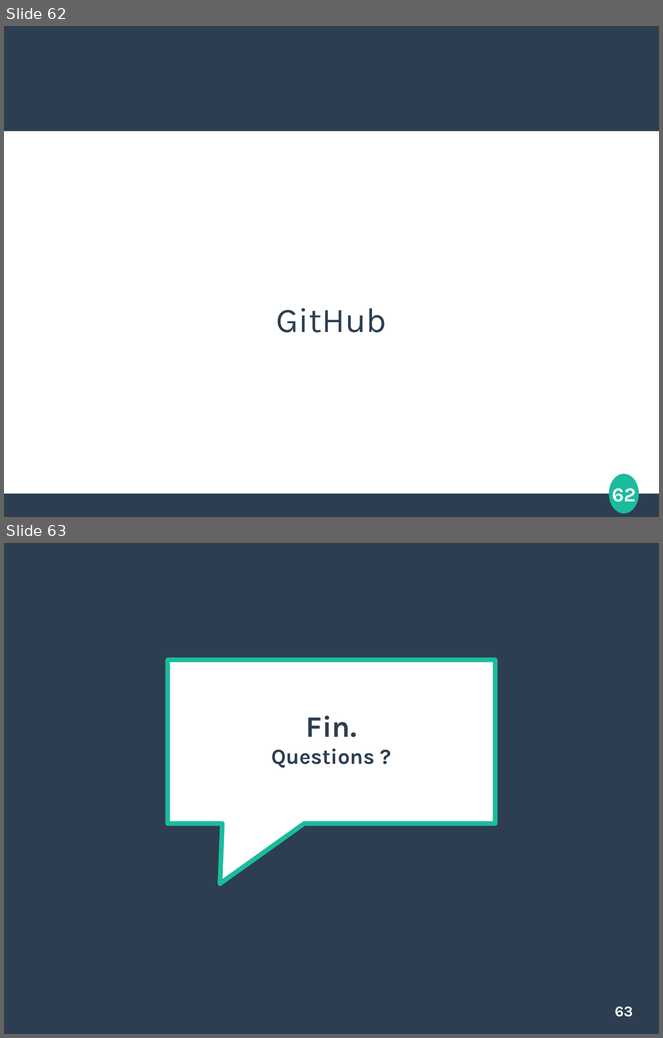
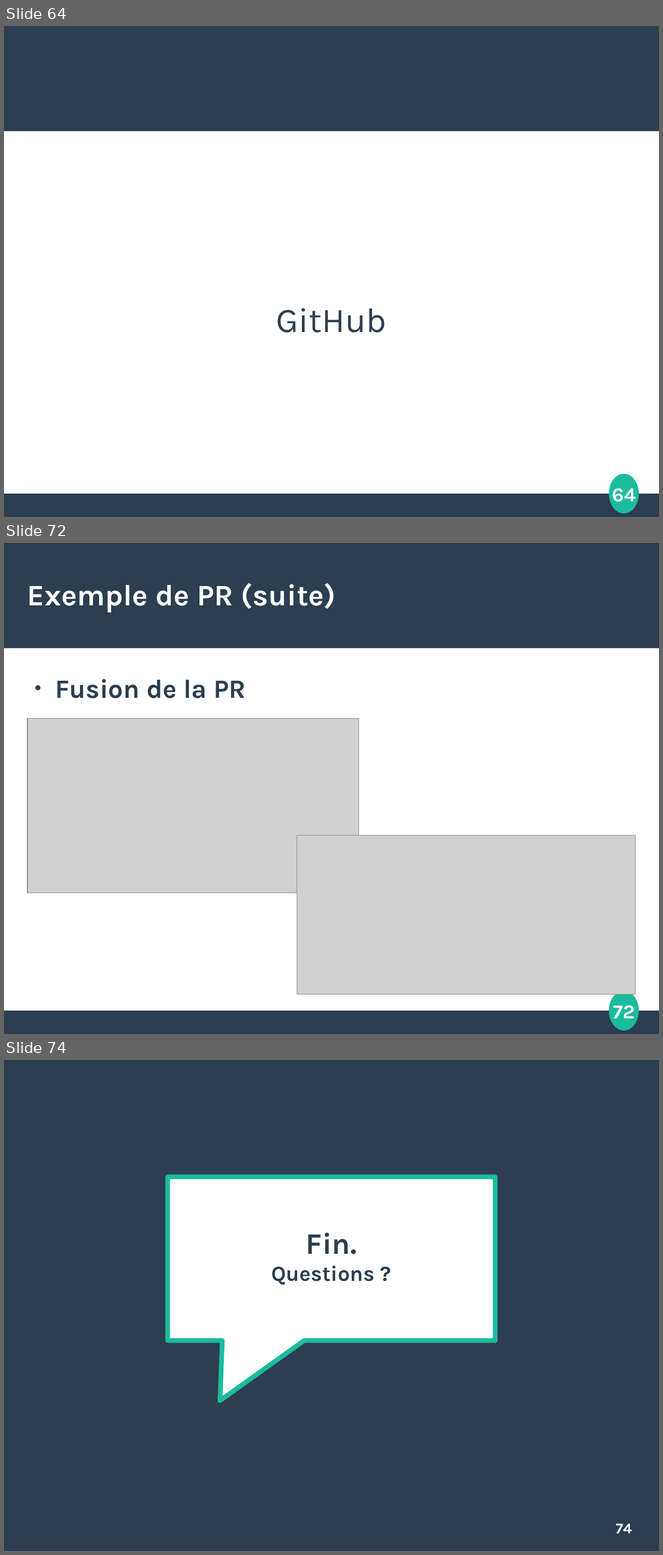
Before and after one commit to etdube/formation_git, a slide deck: Présentation git.odp. Shown one above the other, each under a label of ours: slides 62 and 63 before the commit, slides 64, 72 and 74 after it; the slides between them are not shown. The pictures are 663x1038 and 663x1555 pixels, drawn with LibreOffice and Linux fonts; fonts in the diff are those of the drawing; grey boxes stand for pictures. Boxes give left, top, right and bottom in pixels: in the first picture for what was removed or moved away, otherwise in the second. Text is boxed around its words. In the diff, an @@ line names an element or a change of style, - is before the commit and + after.

```diff
--- a/Présentation git.odp
+++ b/Présentation git.odp
@@ slide 72 added at (4,543,659,1034), background #FFFFFF; not listed: 4 template elements that a slide beside it also shows @@
@@ title added at (27,583,336,612), 36 pt, text #FFFFFF, bold @@
+Exemple de PR (suite)
@@ text added at (55,679,246,698), 32 pt, text #2C3E50, bold @@
+● Fusion de la PR
@@ picture added at (27,718,359,893) @@
@@ picture added at (297,836,636,994) @@
@@ what was slide 62 is now slide 64 @@
@@ page number at (612,488,636,507): text changed @@
-62
+64
@@ what was slide 63 is now slide 74 @@
@@ page number at (616,1524,632,1534): text changed @@
-63
+74
```
Also in this commit, not shown: 1 slide changed, 10 other slides added, 1 other file.
